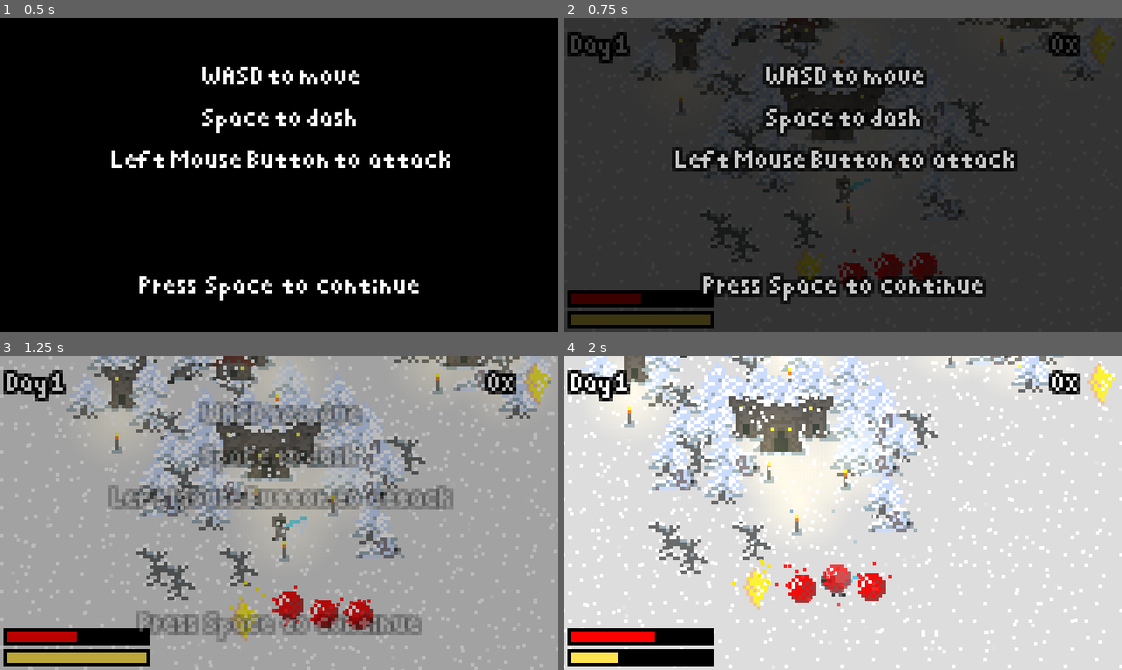
Above: before the commit, frames 1-4 (two rows, left to right).
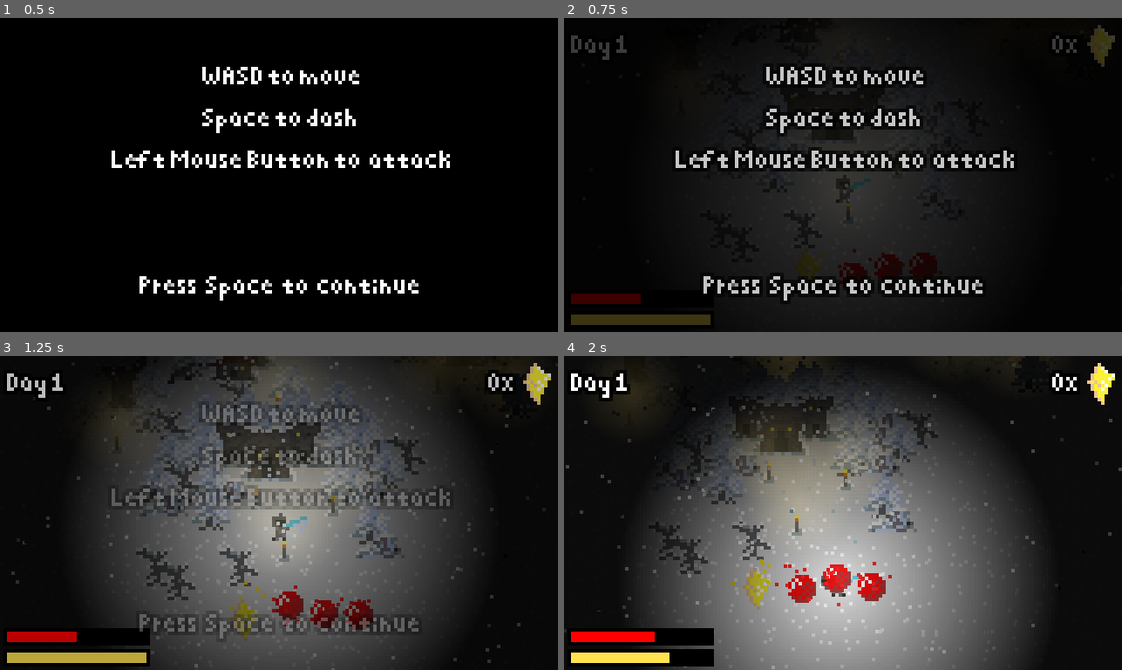
Above: after the commit, the same moments.

Repository: TheEvenOnes/deepnorth
Game: Godot game, scene res://level/Level.tscn
The game is run twice, just before and just after one commit, with the same random seed, the same clock (stepped at 60 frames per second) and the same inputs.
Inputs (mouse positions are in pixels of both pictures, inside the frame that each line leads up to):
- Up to frame 1 (0.5 s): no input
- Up to frame 2 (0.75 s): tap Space at 0.5 s; move the mouse to (965, 159) at 0.52 s; hold Right (ui_right) from 0.53 s (still down); tap Enter (ui_accept) at 0.6 s
- Up to frame 3 (1.25 s): keep holding Right (ui_right); tap Enter (ui_accept) at 0.77, 1.07 s
- Up to frame 4 (2 s): tap Space at 1.25 s; move the mouse to (731, 528) at 1.27 s; release Right (ui_right) at 1.28 s; hold Down (ui_down) from 1.28 s (still down); click (731, 528) at 1.35 s; tap Enter (ui_accept) at 1.52, 1.55, 1.82 s

Frame 1 is identical in both runs. In frame 2, 65% of the frame differs, in the area x 0-100%, y 0-100%; in frame 3, 91%; in frame 4, 95%.

Commit message:
Enable light mask and make dash useable more often

Diff:
--- a/object/Player.gd
+++ b/object/Player.gd
@@ -105,7 +105,7 @@
 	input.x = Input.get_action_strength('ui_right') - Input.get_action_strength('ui_left')
 	input.y = Input.get_action_strength('ui_down') - Input.get_action_strength('ui_up')
 
-	if Input.is_action_just_pressed('ui_accept') and current_stamina > 3.33:
+	if Input.is_action_just_pressed('ui_accept') and current_stamina > 1.5:
 		snowsteps.stop()
 		next_state(State.Dashing)
 		process_dashing(delta)
@@ -127,7 +127,7 @@
 func process_dashing(delta: float) -> void:
 	if previous_state != State.Dashing:
 		next_state(State.Dashing)
-		current_stamina -= 3.33
+		current_stamina -= 1.5
 		sprite.play('Dash')
 		snowsteps.stop()
 		dash.play()
--- a/object/Player.tscn
+++ b/object/Player.tscn
@@ -487,7 +487,6 @@
 
 [node name="Light2D" type="Light2D" parent="."]
 position = Vector2( 0, -1 )
-enabled = false
 texture = ExtResource( 2 )
 color = Color( 1, 1, 1, 0.94902 )
 mode = 2
